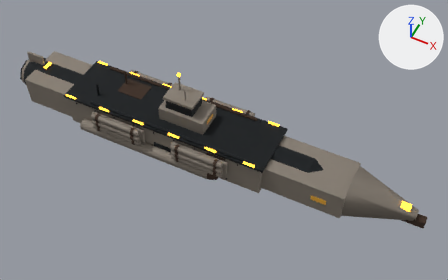
An edit to the glTF model docs/concept-art/models/corvette-bathyarch.glb, drawn before and after from the same camera.
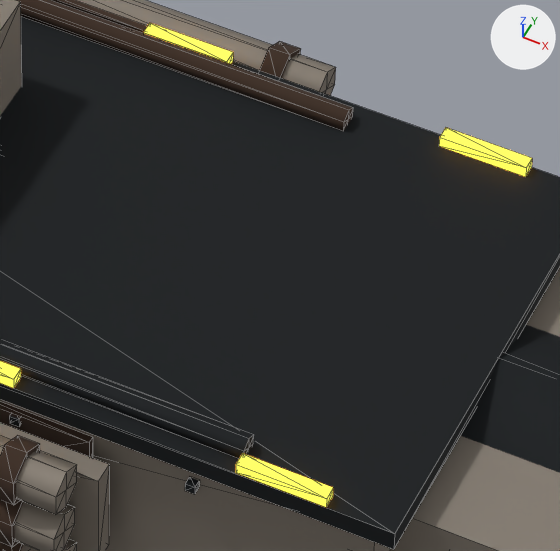
The first picture shows the older version from a 50 mm lens placed at (36.4, -65.5, 82.8), pointed at (4.0, -0.7, 1.9). The close-ups show the older and then the newer version on the part from 48% to 63% of the width and 38% to 62% of the height of that picture. Only the edits that show in the close-ups are written down. The axes (+X, +Y, +Z) are drawn at upper right. The lights are the same throughout. The close-ups show mesh edges as thin lines. Where no turn or scale is listed for an object, it has been applied to the vertices.

Names of what the first close-up shows: 'deck_plate', 'hull_fore', 'hull_mid', 'pipe_deck_p', 'pipe_deck_s', 'pressure_cylinder', 'rack_frame_s1', 'runlight_p5', 'runlight_s5', 'torp_p1_2', 'torp_s1_1', 'torp_s1_2' and 12 more.
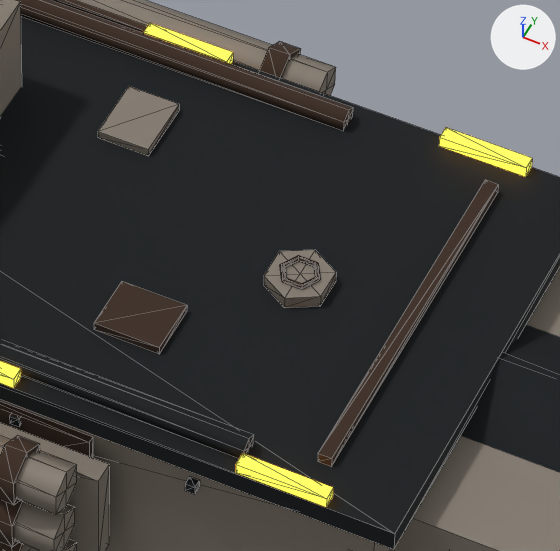
The change in detail:
Mesh me_mesh_58 is new.
It is a box spanning x -0.15..0.15, y -4.2..4.2, z -0.12..0.12.
It uses material mat_oxide_rust (brown #3d2b1f).
Mesh me_mesh_57 is new.
It is a box spanning x -0.77..0.77, y -0.66..0.66, z -0.1..0.1.
It uses material mat_oxide_rust (brown #3d2b1f).
Mesh me_mesh_56 is new.
It is a box spanning x -0.61..0.61, y -0.77..0.77, z -0.1..0.1.
It uses material mat_iron_grey (grey #8c8378).
Mesh me_mesh_53 is new.
It has 49 vertices, 72 faces and spans x -0.469..0.469, y -0.407..0.407, z -0.053..0.053.
It uses material mat_oxide_rust (brown #3d2b1f).
Mesh me_mesh_52 is new.
It has 16 vertices, 24 faces and spans x -0.66..0.66, y -0.77..0.77, z -0.15..0.15.
It uses material mat_iron_grey (grey #8c8378).
Object 'deck_seam_1' (ob_deck_seam_1) is new; it shows me_mesh_58.
Its parent is ob_consortium_corvette.
Its location is (18.5, 0.0, 8.075).
Object 'deck_patch_4' (ob_deck_patch_4) is new; it shows me_mesh_57.
Its location is (6.22, -2.45, 3.62).
Object 'deck_patch_3' (ob_deck_patch_3) is new; it shows me_mesh_56.
Its location is (3.67, 2.65, 3.62).
Object 'deck_hatch_f_wheel' (ob_deck_hatch_f_wheel) is new; it shows me_mesh_53.
Its location is (8.78, 0.0, 3.88).
Object 'deck_hatch_f' (ob_deck_hatch_f) is new; it shows me_mesh_52.
Its location is (8.78, 0.0, 3.67).

Location of each change, (x1, y1, x2, y2) in pixels of the close-ups (560 x 551 px):
'deck_seam_1', added: after (318, 180, 498, 467)
'deck_patch_4', added (brown): after (94, 281, 187, 354)
'deck_patch_3', added: after (98, 86, 179, 156)
'deck_hatch_f', added: after (264, 250, 336, 308)
'deck_hatch_f_wheel', added: after (280, 255, 320, 289)
